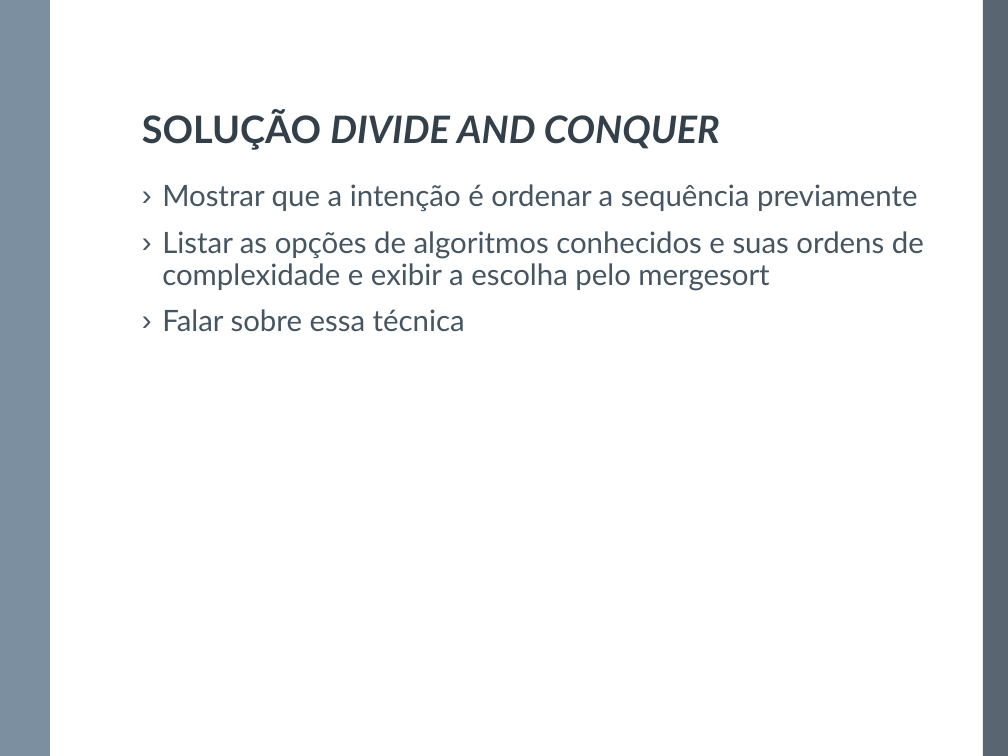
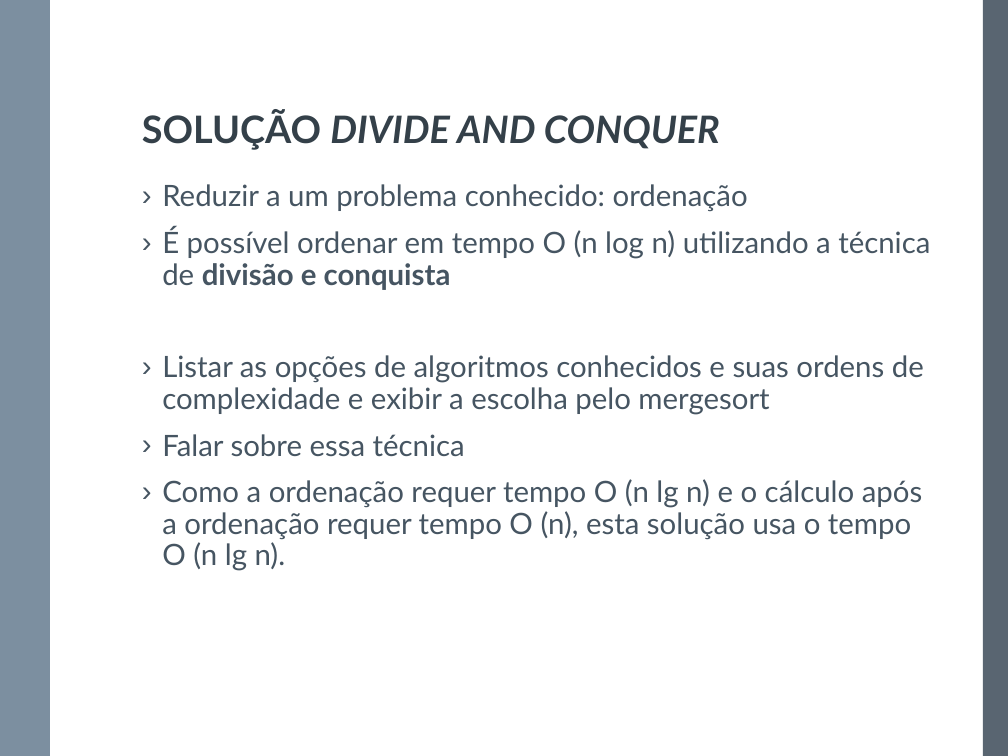
Before and after one commit to denisjose/divideandconquer, a slide deck: slide 6 of Apresentação.pptx. Drawn at 1008x756 pixels with LibreOffice and Linux fonts; fonts in the diff are those of the drawing. Boxes give left, top, right and bottom in pixels: in the first picture for what was removed or moved away, otherwise in the second. Text is boxed around its words. In the diff, an @@ line names an element or a change of style, - is before the commit and + after.

```diff
--- a/Apresentação.pptx
+++ b/Apresentação.pptx
@@ text at <box>162,184,930,290</box>: text changed @@
-› Mostrar que a intenção é ordenar a sequência previamente
+› Reduzir a um problema conhecido: ordenação
+› É possível ordenar em tempo O (n log n) utilizando a técnica de divisão e conquista
@@ text at <box>162,479,923,571</box>: paragraph added @@
+› Como a ordenação requer tempo O (n lg n) e o cálculo após a ordenação requer tempo O (n), esta solução usa o tempo O (n lg n).
```
Also in this commit, not shown: 4 other slides changed, 9 slides removed, 2 other files.
